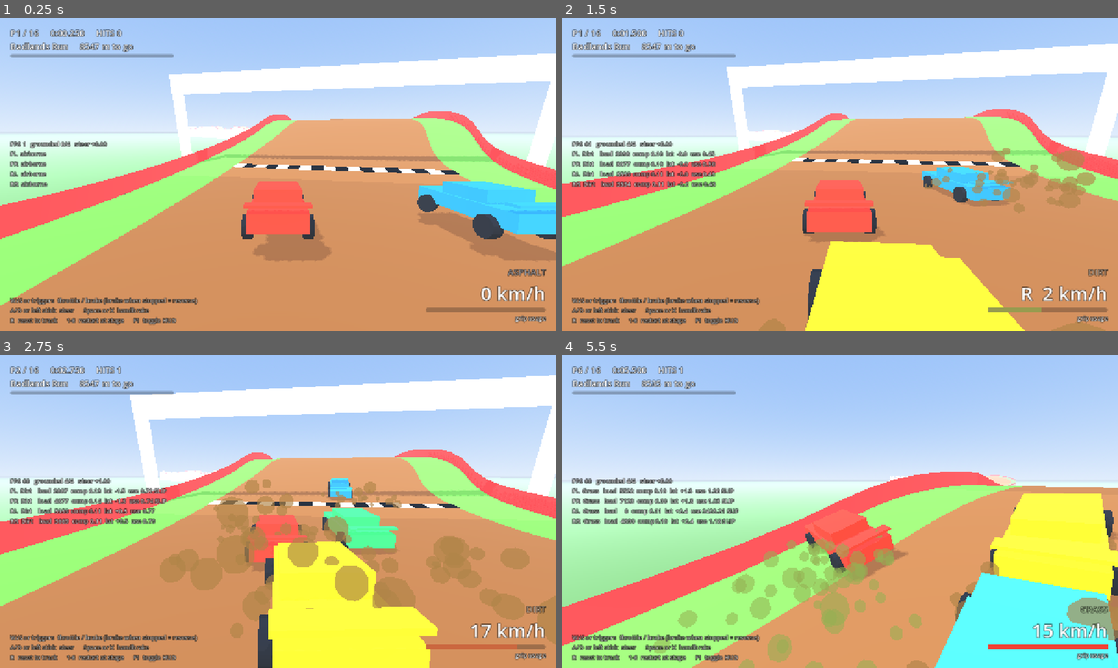
Above: before the commit, frames 1-4 (two rows, left to right).
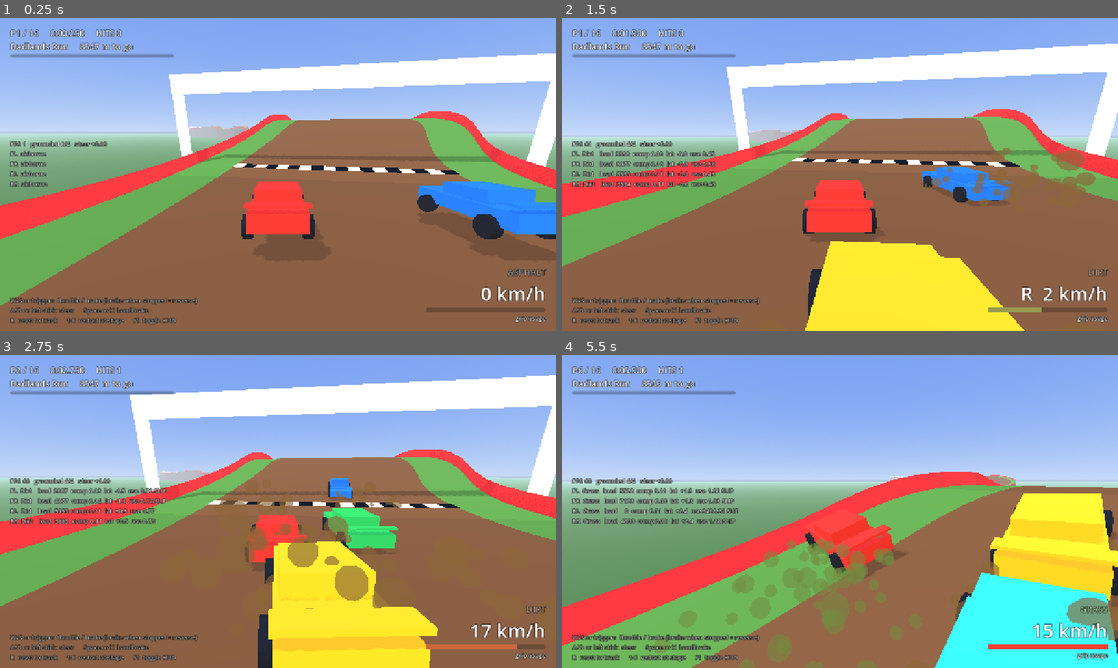
Above: after the commit, the same moments.

Repository: dylantoporek/the-crucible-race
Game: Godot game, scene res://scenes/main.tscn
The game is run twice, just before and just after one commit, with the same random seed, the same clock (stepped at 60 frames per second) and the same inputs.
Inputs:
- Up to frame 1 (0.25 s): no input
- Up to frame 2 (1.5 s): hold D (steer_right) 0.53-1.28 s; hold S (brake) from 1.28 s (still down)
- Up to frame 3 (2.75 s): release S (brake) at 2.03 s; hold D (steer_right) from 2.03 s (still down)
- Up to frame 4 (5.5 s): release D (steer_right) at 2.78 s; hold W (accelerate) 2.78-3.53 s; hold A (steer_left) 3.53-5.03 s; hold S (brake) from 5.03 s (still down)

The runs differ from the first frame. In frame 1, 90% of the frame differs, in the area x 0-100%, y 0-100%; in frame 2, 81%; in frame 3, 81%; in frame 4, 94%.

Commit message:
Rebalance lighting so surface colours render as authored
Sun 0.7, ambient 0.25, linear tonemapping instead of filmic, and thinner fog.
Total illumination in full sun is now about 1.0x albedo; before, anything
brighter than ~0.65 albedo clipped to white, so sand rendered cream and grass
lime and dark obstacles lost most of their contrast. Fog is thinned so the
desert halls stay readable from 300 m.

Co-Authored-By: Claude Fable 5.1 <noreply@anthropic.com>
Claude-Session: https://claude.ai/code/session_01QUP9UcYASvbeFEYPhEwjAT

Diff:
--- a/scenes/main.tscn
+++ b/scenes/main.tscn
@@ -21,11 +21,11 @@
 ambient_light_source = 2
 ambient_light_color = Color(0.82, 0.82, 0.8, 1)
 ambient_light_sky_contribution = 0.3
-ambient_light_energy = 0.4
-tonemap_mode = 2
+ambient_light_energy = 0.25
+tonemap_mode = 0
 fog_enabled = true
 fog_light_color = Color(0.75, 0.83, 0.95, 1)
-fog_density = 0.0009
+fog_density = 0.0004
 fog_sky_affect = 0.25
 
 [node name="Main" type="Node3D"]
@@ -35,7 +35,7 @@
 environment = SubResource("env")
 
 [node name="Sun" type="DirectionalLight3D" parent="."]
-light_energy = 0.95
+light_energy = 0.7
 shadow_enabled = true
 directional_shadow_max_distance = 160.0
 
